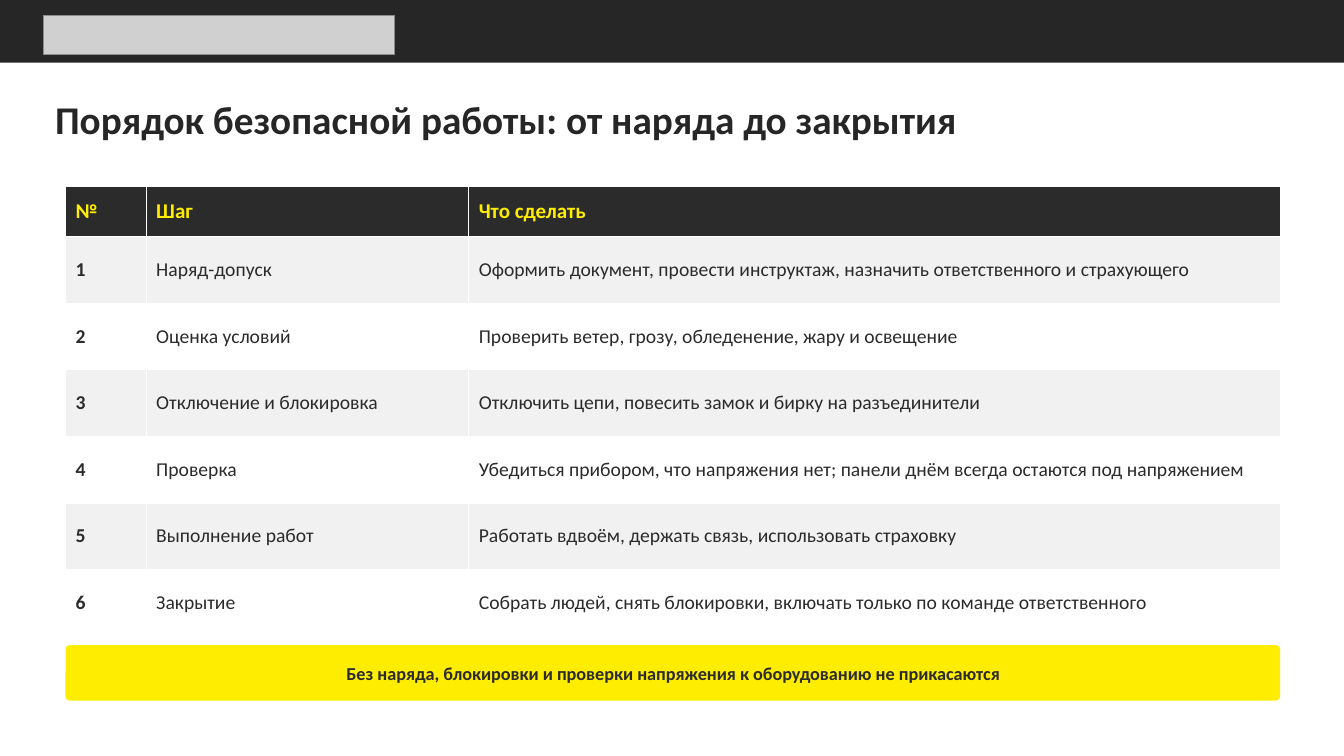
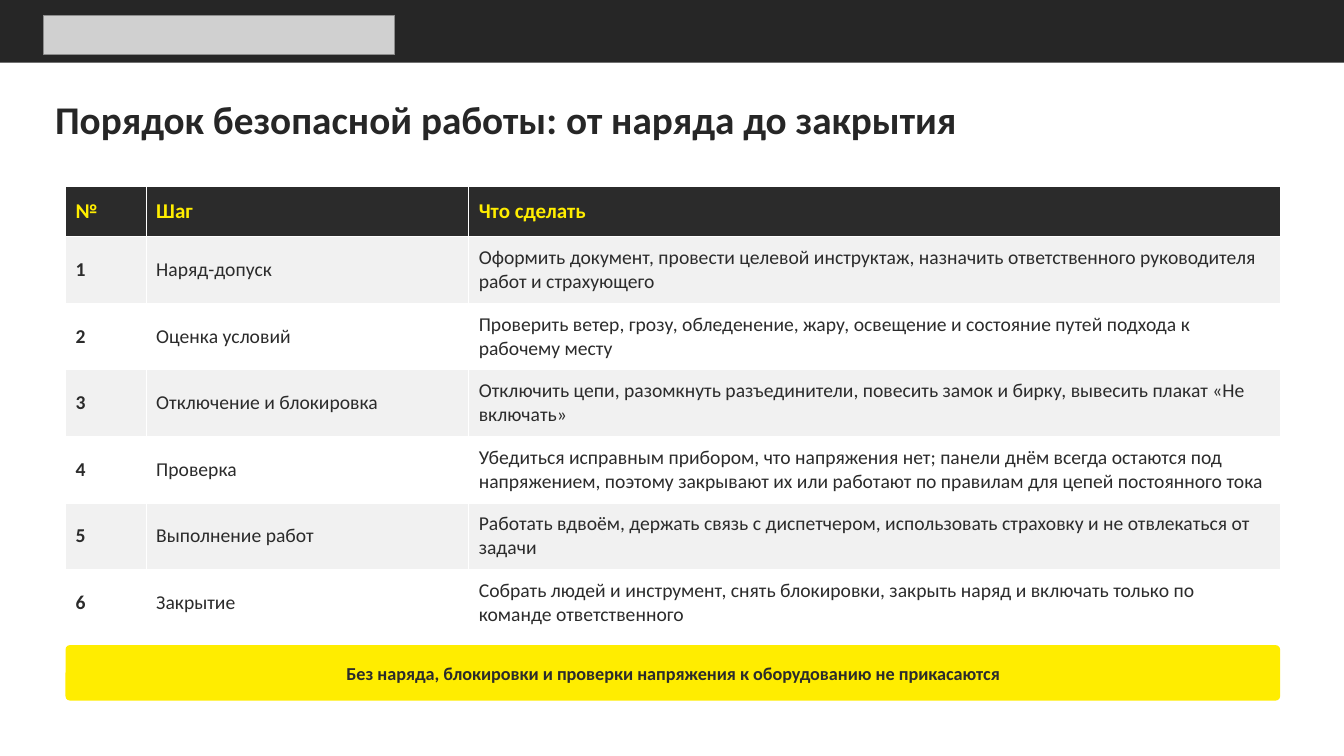
Before and after one commit to Goga288/the-rig, a slide deck: slide 11 of out/Безопасность_альтернативной_энергетики.pptx (slide 9 before the commit). Drawn at 1344x756 pixels with LibreOffice and Linux fonts; fonts in the diff are those of the drawing; grey boxes stand for pictures. Boxes give left, top, right and bottom in pixels: in the first picture for what was removed or moved away, otherwise in the second. Text is boxed around its words. In the diff, an @@ line names an element or a change of style, - is before the commit and + after.

```diff
--- a/out/Безопасность_альтернативной_энергетики.pptx
+++ b/out/Безопасность_альтернативной_энергетики.pptx
@@ table at (66,187,1280,636) @@
-row 2, column 3: Оформить документ, провести инструктаж, назначить ответственного и страхующего
+row 2, column 3: Оформить документ, провести целевой инструктаж, назначить ответственного руководителя работ и страхующего
-row 3, column 3: Проверить ветер, грозу, обледенение, жару и освещение
+row 3, column 3: Проверить ветер, грозу, обледенение, жару, освещение и состояние путей подхода к рабочему месту
-row 4, column 3: Отключить цепи, повесить замок и бирку на разъединители
+row 4, column 3: Отключить цепи, разомкнуть разъединители, повесить замок и бирку, вывесить плакат «Не включать»
-row 5, column 3: Убедиться прибором, что напряжения нет; панели днём всегда остаются под напряжением
+row 5, column 3: Убедиться исправным прибором, что напряжения нет; панели днём всегда остаются под напряжением, поэтому закрывают их или работают по правилам для цепей постоянного тока
-row 6, column 3: Работать вдвоём, держать связь, использовать страховку
+row 6, column 3: Работать вдвоём, держать связь с диспетчером, использовать страховку и не отвлекаться от задачи
-row 7, column 3: Собрать людей, снять блокировки, включать только по команде ответственного
+row 7, column 3: Собрать людей и инструмент, снять блокировки, закрыть наряд и включать только по команде ответственного
```
Also in this commit, not shown: 10 other slides changed, 3 slides added, 1 other file.
